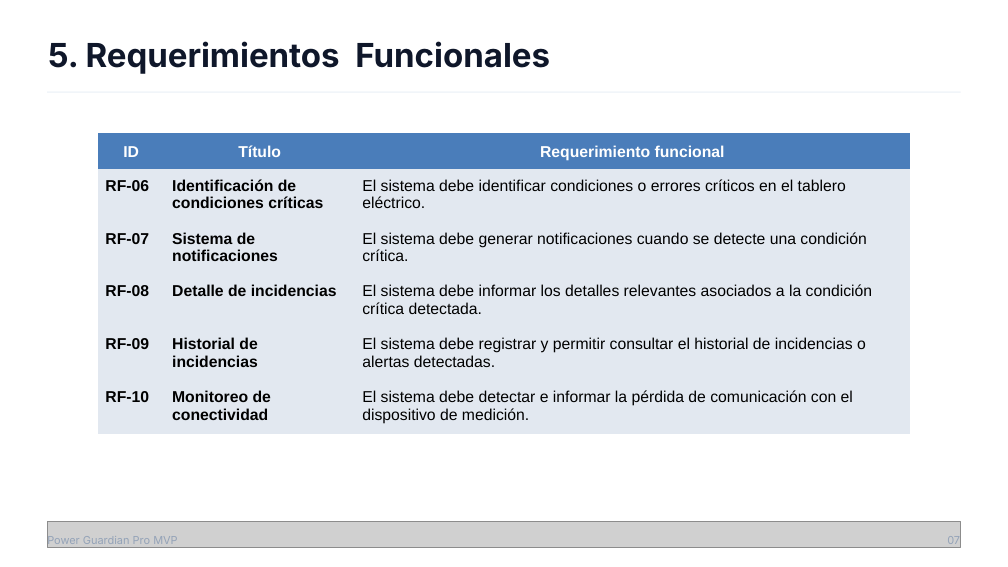
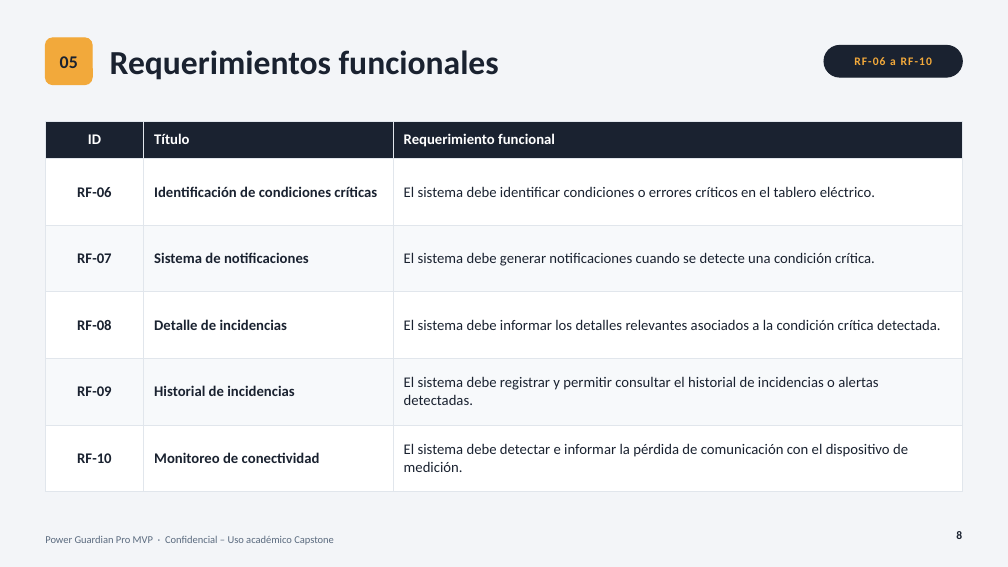
Before and after one commit to FabianBugueno/capstone, a slide deck: slide 8 of Fase 2/Evidencias Proyecto/Presentación Proyecto.pptx. Drawn at 1008x567 pixels with LibreOffice and Linux fonts; fonts in the diff are those of the drawing; grey boxes stand for pictures; background and template pictures are left out. Boxes give left, top, right and bottom in pixels: in the first picture for what was removed or moved away, otherwise in the second. Text is boxed around its words. In the diff, an @@ line names an element or a change of style, - is before the commit and + after.

```diff
--- a/Fase 2/Evidencias Proyecto/Presentación Proyecto.pptx
+++ b/Fase 2/Evidencias Proyecto/Presentación Proyecto.pptx
@@ background picture (left out) to #F3F5F8 @@
@@ rounded rectangle added at (x1=45, y1=38, x2=92, y2=85), fill #F2A93B, outline #F2A93B 1 pt @@
@@ text added at (x1=60, y1=56, x2=78, y2=68), 17 pt, text #1A2230, bold @@
+05
@@ title at (x1=110, y1=50, x2=499, y2=80): text changed; size 31.5 to 32 pt; font Inter to Calibri; text colour #0F172A to #1A2230 @@
-5. Requerimientos Funcionales
+Requerimientos funcionales
@@ rounded rectangle added at (x1=824, y1=45, x2=963, y2=77), fill #1A2230, outline #1A2230 1 pt @@
@@ text added at (x1=854, y1=57, x2=932, y2=65), 11 pt, text #F2A93B, bold @@
+RF-06 a RF-10
@@ table at (x1=45, y1=121, x2=963, y2=476) @@
@@ fill #4A7DBA to #1A2230 in row 1 @@
@@ fill #E2E8F0 to #FFFFFF in 9 cells @@
@@ fill #E2E8F0 to #F7F9FB in 6 cells @@
@@ size 15 to 14 pt, font Arial to Calibri, text colour #000000 to #1A2230 @@
@@ line spacing 1.15 to 1 @@
@@ alignment centre to left @@
@@ alignment left to centre @@
@@ borders changed @@
@@ table resized from (x1=98, y1=132, x2=910, y2=428) to (x1=45, y1=121, x2=963, y2=476) @@
@@ text added at (x1=45, y1=536, x2=334, y2=545), 10 pt, text #5B6B7F @@
+Power Guardian Pro MVP · Confidencial – Uso académico Capstone
@@ picture removed at (x1=47, y1=522, x2=960, y2=547) @@
@@ text removed at (x1=47, y1=535, x2=177, y2=547) @@
-Power Guardian Pro MVP
@@ text removed at (x1=947, y1=536, x2=960, y2=544) @@
-07
@@ page number added at (x1=956, y1=531, x2=962, y2=539), 11 pt, text #1A2230, bold @@
+8
```
Also in this commit, not shown: 14 other slides changed, 15 slides added, 7 slides removed, 8 other files.
